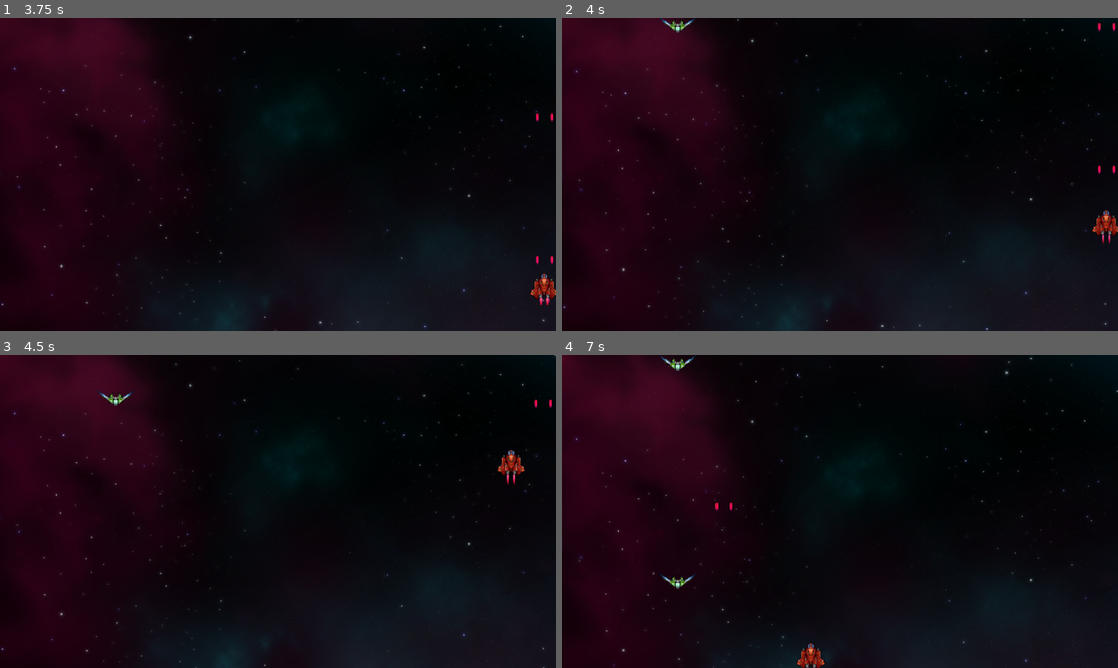
Above: before the commit, frames 1-4 (two rows, left to right).
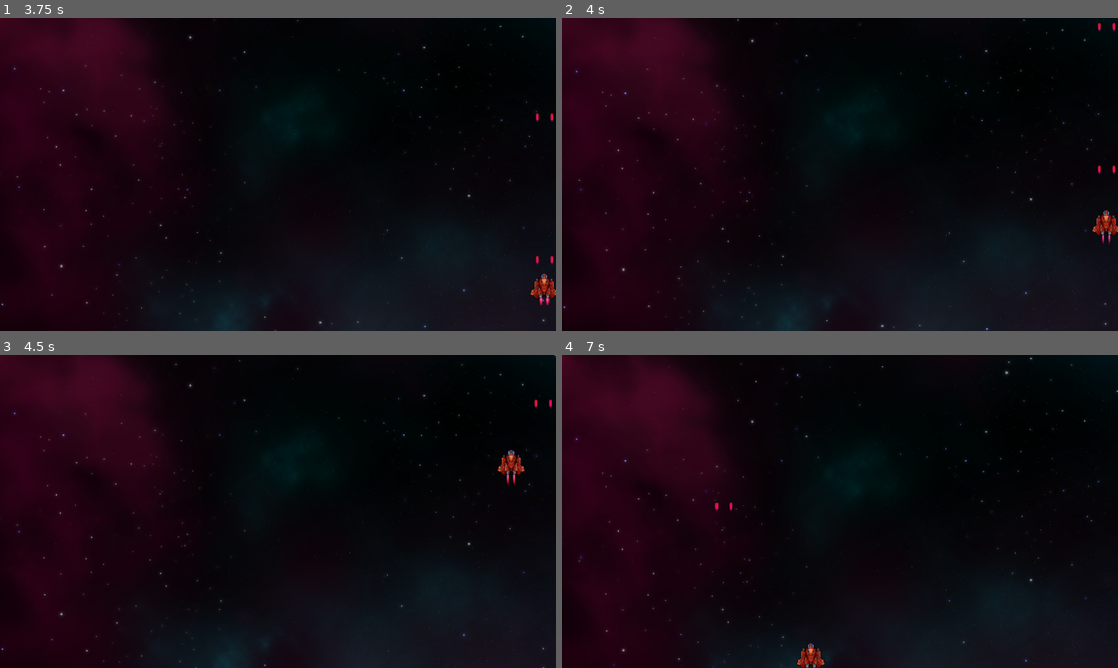
Above: after the commit, the same moments.

Repository: etse/2D-arcade-shooter
Game: Godot game, scene res://screens/MainMenu/MainMenu.tscn
Two runs of this game, one before a commit and one after it. Both use one fixed random seed, a clock stepped at 60 frames per second and the inputs below.
Inputs:
- Up to frame 1 (3.75 s): click "Start game" at 0.5 s; hold Right (move_right) 1.28-2.03 s; hold Space (shoot) 1.28-2.03 s; hold Down (move_down) 2.03-2.78 s; tap Space (shoot) at 2.1, 3.6 s; hold Right (move_right) 2.78-3.53 s; hold Space (shoot) 2.78-3.53 s; hold Up (move_up) from 3.53 s (still down)
- Up to frame 2 (4 s): keep holding Up (move_up)
- Up to frame 3 (4.5 s): release Up (move_up) at 4.28 s; hold Left (move_left) from 4.28 s (still down); hold Space (shoot) from 4.28 s (still down)
- Up to frame 4 (7 s): release Space (shoot) at 5.03 s; tap Space (shoot) at 5.1, 6.6 s; release Left (move_left) at 5.78 s; hold Down (move_down) 5.78-6.53 s; hold Space (shoot) 5.78-6.53 s; hold Right (move_right) from 6.53 s (still down)

Frame 1 is identical in both runs. In frame 2, 0.1% of the frame differs, in the area x 17-24%, y 0-5%; in frame 3, 0.1%; in frame 4, 0.2%, in the area x 17-25%, y 0-75%.

Commit message:
Flytter spawn-logikk inn i state-treet

Diff:
--- /dev/null
+++ b/screens/Level/levels/01_SimpleFighters.gd
@@ -0,0 +1,18 @@
+extends Node
+
+var basicEnemy = preload("res://components/Enemies/BasicEnemy/BasicEnemy.tscn")
+
+signal spawned_enemy(enemy)
+
+func start():
+	$Timer.start()
+
+func update():
+	pass
+
+func _on_Timer_timeout():
+	var enemy = basicEnemy.instance()
+	enemy.position = $StartLeft.position
+	$tween.interpolate_property(enemy, "position", $StartLeft.position, $EndLeft.position, 5, Tween.TRANS_LINEAR, Tween.EASE_IN_OUT)
+	$tween.start()
+	emit_signal("spawned_enemy", enemy)
--- a/screens/Level/levels/Level1.gd
+++ b/screens/Level/levels/Level1.gd
@@ -1,16 +1,6 @@
 extends Node2D
-
-var basicEnemy = preload("res://components/Enemies/BasicEnemy/BasicEnemy.tscn")
-onready var tweenNode = get_node("tween")
 
 signal spawned_enemy(enemy)
 
 func _ready():
 	pass
-
-func _on_Timer_timeout():
-	var enemy = basicEnemy.instance()
-	enemy.position = $StartLeft.position
-	tweenNode.interpolate_property(enemy, "position", $StartLeft.position, $EndLeft.position, 5, Tween.TRANS_LINEAR, Tween.EASE_IN_OUT)
-	tweenNode.start()
-	emit_signal("spawned_enemy", enemy)
--- a/screens/Level/levels/Level1.tscn
+++ b/screens/Level/levels/Level1.tscn
@@ -6,6 +6,7 @@
 [ext_resource path="res://assets/backgrounds/Stars-Big_1_2_PC.png" type="Texture" id=4]
 [ext_resource path="res://assets/backgrounds/Stars Small_1.png" type="Texture" id=5]
 [ext_resource path="res://assets/music/Rolemusic_The_Pirate_And_The_Dancer.ogg" type="AudioStream" id=6]
+[ext_resource path="res://screens/Level/levels/01_SimpleFighters.gd" type="Script" id=7]
 
 [node name="Level1" type="Node2D"]
 script = ExtResource( 1 )
@@ -32,10 +33,6 @@
 volume_db = -20.0
 bus = "music"
 
-[node name="Timer" type="Timer" parent="."]
-wait_time = 3.0
-autostart = true
-
 [node name="StartLeft" type="Position2D" parent="."]
 position = Vector2( 400, -90 )
 
@@ -54,11 +51,15 @@
 [node name="EndRight" type="Position2D" parent="."]
 position = Vector2( 1500, 1170 )
 
-[node name="tween" type="Tween" parent="."]
-
 [node name="Waves" type="Node" parent="."]
 
 [node name="01_SimpleFighters" type="Node" parent="Waves"]
+script = ExtResource( 7 )
+
+[node name="tween" type="Tween" parent="Waves/01_SimpleFighters"]
+
+[node name="Timer" type="Timer" parent="Waves/01_SimpleFighters"]
+wait_time = 3.0
 
 [node name="02_Formation" type="Node" parent="Waves"]
 
@@ -71,4 +72,4 @@
 [node name="06_CalmBeforeBoss" type="Node" parent="Waves"]
 
 [node name="07_BossBattle" type="Node" parent="Waves"]
-[connection signal="timeout" from="Timer" to="." method="_on_Timer_timeout"]
+[connection signal="timeout" from="Waves/01_SimpleFighters/Timer" to="." method="_on_Timer_timeout"]
Not shown: 1 places in screens/Level/levels/Level1.tscn that only renumber resources
